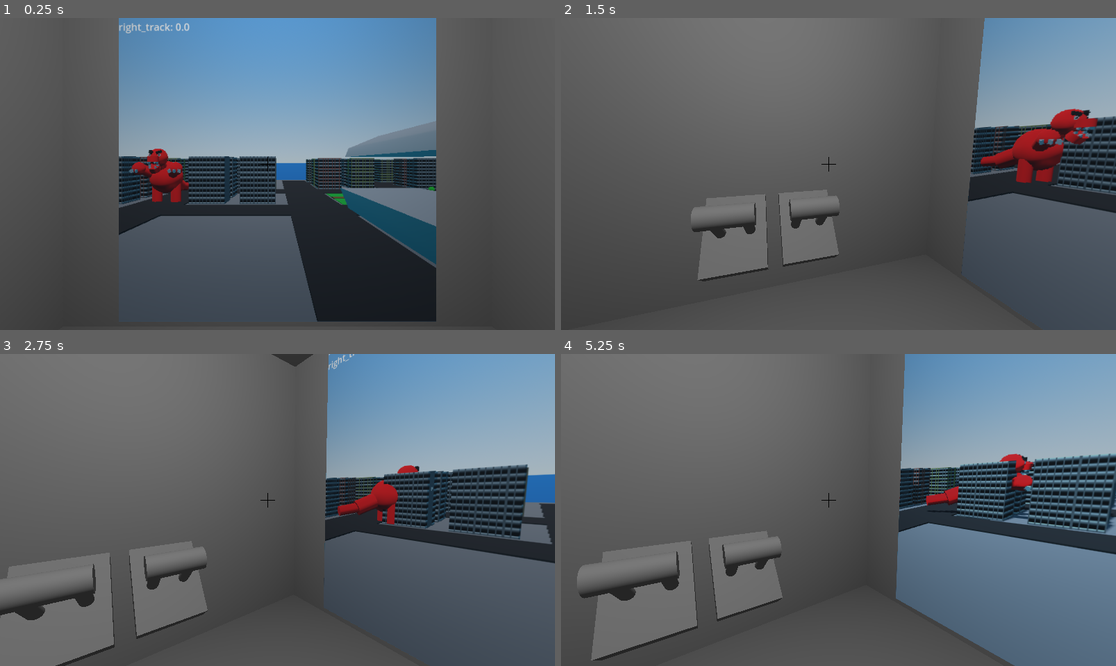
Above: before the commit, frames 1-4 (two rows, left to right).
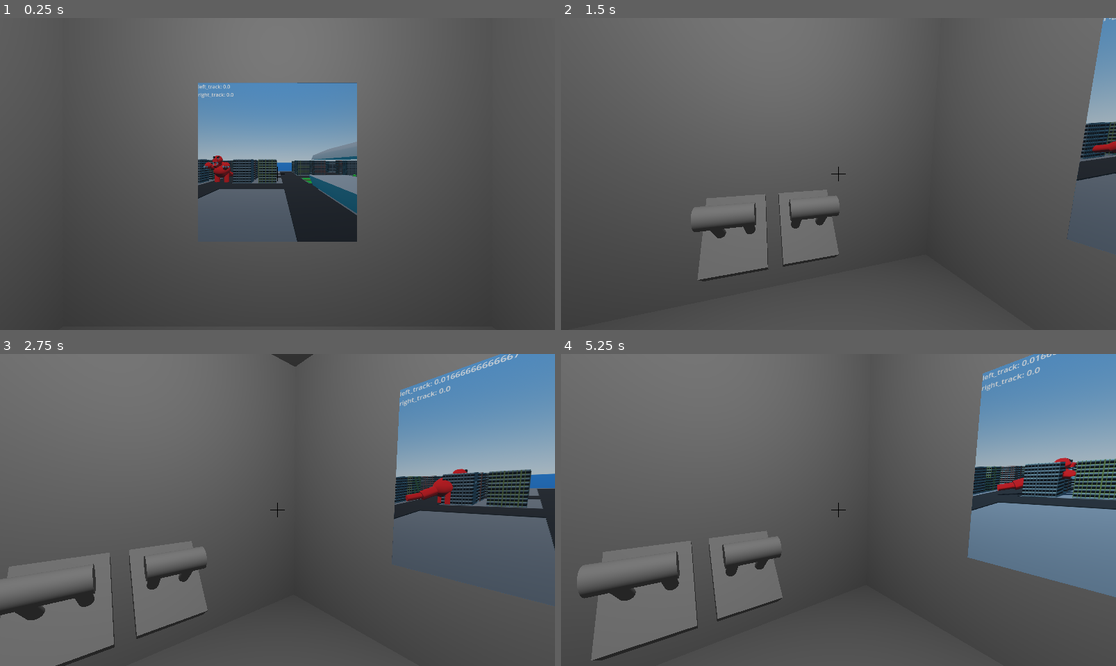
Above: after the commit, the same moments.

Repository: JuTeu/peltirumpu
Game: Godot game, scene res://scenes/main_scene.tscn
Two runs of this game, one before a commit and one after it. Both use one fixed random seed, a clock stepped at 60 frames per second and the inputs below.
Inputs (mouse positions are in pixels of both pictures, inside the frame that each line leads up to):
- Up to frame 1 (0.25 s): no input
- Up to frame 2 (1.5 s): tap Enter (ui_accept) at 0.5, 0.77 s; move the mouse to (960, 158) at 0.52 s; hold Right (ui_right) 0.53-1.28 s; click (960, 158) at 0.67 s; move the mouse to (810, 174) at 1.27 s; hold Up (ui_up) from 1.28 s (still down); click (810, 174) at 1.42 s
- Up to frame 3 (2.75 s): keep holding Up (ui_up); tap Enter (ui_accept) at 1.52 s; move the mouse to (288, 503) at 2.02 s; click (288, 503) at 2.17 s
- Up to frame 4 (5.25 s): keep holding Up (ui_up); move the mouse to (832, 516) at 2.77 s; click (832, 516) at 2.92 s; tap Enter (ui_accept) at 3.02, 3.77, 4.52 s; move the mouse to (877, 513) at 3.52 s; click (877, 513) at 3.67 s; move the mouse to (794, 506) at 4.27 s; click (794, 506) at 4.42 s; move the mouse to (844, 510) at 5.02 s; click (844, 510) at 5.17 s

The runs differ from the first frame. In frame 1, 39% of the frame differs, in the area x 21-79%, y 0-98%; in frame 2, 14%; in frame 3, 20%; in frame 4, 30%.

Commit message:
Laaserin sulakkeet

Diff:
--- a/project.godot
+++ b/project.godot
@@ -17,6 +17,7 @@
 
 [debug]
 
+gdscript/warnings/unused_parameter=0
 gdscript/warnings/untyped_declaration=2
 
 [rendering]
--- a/scenes/cockpit_scene.tscn
+++ b/scenes/cockpit_scene.tscn
@@ -1,10 +1,22 @@
-[gd_scene load_steps=15 format=3 uid="uid://dqx62dfurchh6"]
+[gd_scene load_steps=24 format=3 uid="uid://dqx62dfurchh6"]
 
 [ext_resource type="Script" uid="uid://dq4nuxs8j7k7c" path="res://scripts/cockpit.gd" id="1_snf4n"]
 [ext_resource type="Script" uid="uid://c62yr4dfg8jsw" path="res://scripts/player.gd" id="1_ygba6"]
+[ext_resource type="Script" uid="uid://bl760qads1l1m" path="res://scripts/drawer_box.gd" id="2_d0juu"]
 [ext_resource type="Script" uid="uid://c0ijfetnahjav" path="res://scripts/screen.gd" id="2_ruw74"]
 [ext_resource type="PackedScene" uid="uid://cpmlyx0cxwri8" path="res://scenes/lever.tscn" id="3_eqbwn"]
 [ext_resource type="Script" uid="uid://c08rrrnnnrjmp" path="res://scripts/interactable_button.gd" id="5_pyve4"]
+[ext_resource type="PackedScene" uid="uid://bjb3bj612fto2" path="res://scenes/fuse.tscn" id="6_27ymm"]
+[ext_resource type="Script" uid="uid://djutr66ov0ivo" path="res://scripts/fuse_box.gd" id="7_beaq8"]
+
+[sub_resource type="BoxShape3D" id="BoxShape3D_beaq8"]
+size = Vector3(0.8076172, 0.2593994, 0.041259766)
+
+[sub_resource type="BoxShape3D" id="BoxShape3D_03le6"]
+size = Vector3(0.037857056, 0.2578125, 0.42114258)
+
+[sub_resource type="BoxShape3D" id="BoxShape3D_d0juu"]
+size = Vector3(0.7207031, 0.005783081, 0.49804688)
 
 [sub_resource type="Environment" id="Environment_ygba6"]
 
@@ -28,76 +40,16 @@
 [sub_resource type="StandardMaterial3D" id="StandardMaterial3D_03le6"]
 albedo_color = Color(1, 0, 0, 1)
 
+[sub_resource type="SphereShape3D" id="SphereShape3D_beaq8"]
+radius = 0.10813699
+
+[sub_resource type="QuadMesh" id="QuadMesh_pyve4"]
+
+[sub_resource type="StandardMaterial3D" id="StandardMaterial3D_27ymm"]
+albedo_color = Color(0.15127608, 0.15127608, 0.15127608, 1)
+
 [node name="cockpit_scene" type="Node3D"]
 script = ExtResource("1_snf4n")
-
-[node name="Player" type="Node3D" parent="."]
-script = ExtResource("1_ygba6")
-
-[node name="Camera3D" type="Camera3D" parent="Player"]
-transform = Transform3D(1, 0, 0, 0, 1, 0, 0, 0, 1, 0, 0.47319305, 0)
-environment = SubResource("Environment_ygba6")
-
-[node name="RayCast3D" type="RayCast3D" parent="Player/Camera3D"]
-target_position = Vector3(0, 0, -2)
-collision_mask = 2
-
-[node name="MeshInstance3D" type="MeshInstance3D" parent="Player"]
-mesh = SubResource("CapsuleMesh_5ymrk")
-
-[node name="CSGBox3D" type="CSGBox3D" parent="."]
-size = Vector3(4.3791504, 4.34375, 3.8027344)
-
-[node name="CSGBox3D" type="CSGBox3D" parent="CSGBox3D"]
-transform = Transform3D(1, 0, 0, 0, 1, 0, 0, 0, 1, 0, 0.5574341, 0)
-operation = 2
-size = Vector3(3.6767578, 2.7818604, 3.4763184)
-
-[node name="OmniLight3D" type="OmniLight3D" parent="."]
-transform = Transform3D(1, 0, 0, 0, 1, 0, 0, 0, 1, 0, 1.6940877, 0)
-
-[node name="CSGCylinder3D" type="CSGCylinder3D" parent="OmniLight3D"]
-transform = Transform3D(1, 0, 0, 0, 1, 0, 0, 0, 1, 0, 0.5133972, 0)
-radius = 0.067871094
-height = 0.97320557
-
-[node name="CSGSphere3D" type="CSGSphere3D" parent="OmniLight3D/CSGCylinder3D"]
-transform = Transform3D(1, 0, 0, 0, 1, 0, 0, 0, 1, 0, -0.45723033, 0)
-cast_shadow = 0
-radius = 0.11306015
-material = SubResource("StandardMaterial3D_5ymrk")
-
-[node name="Screen" type="MeshInstance3D" parent="."]
-transform = Transform3D(1, 0, 0, 0, -4.371139e-08, -1, 0, 1, -4.371139e-08, 0, 0.54571474, -1.2784462)
-mesh = SubResource("PlaneMesh_ygba6")
-surface_material_override/0 = SubResource("StandardMaterial3D_ruw74")
-script = ExtResource("2_ruw74")
-
-[node name="Lever" parent="." instance=ExtResource("3_eqbwn")]
-transform = Transform3D(0.60862297, 0.7934596, 0, -0.7934596, 0.60862297, 0, 0, 0, 1, -1.1623067, 0, -0.19263619)
-
-[node name="Lever2" parent="." instance=ExtResource("3_eqbwn")]
-transform = Transform3D(0.60862297, 0.7934596, 0, -0.7934596, 0.60862297, 0, 0, 0, 1, -1.1623067, 0, 0.1828317)
-
-[node name="InteractableButton" type="RigidBody3D" parent="."]
-transform = Transform3D(0.89481753, -0.44643208, 0, 0.44643208, 0.89481753, 0, 0, 0, 1, 0.8978511, 0, 0)
-collision_layer = 2
-freeze = true
-script = ExtResource("5_pyve4")
-metadata/_custom_type_script = "uid://c08rrrnnnrjmp"
-
-[node name="CollisionShape3D" type="CollisionShape3D" parent="InteractableButton"]
-transform = Transform3D(1, 0, 0, 0, 1, 0, 0, 0, 1, 0, 0.0743103, 0)
-shape = SubResource("BoxShape3D_27ymm")
-
-[node name="MeshInstance3D" type="MeshInstance3D" parent="InteractableButton"]
-transform = Transform3D(0.3, 0, 0, 0, 0.1, 0, 0, 0, 0.3, 0, 0, 0)
-mesh = SubResource("BoxMesh_d0juu")
-
-[node name="MeshInstance3D2" type="MeshInstance3D" parent="InteractableButton"]
-transform = Transform3D(0.2, 0, 0, 0, 0.06, 0, 0, 0, 0.2, 0, 0.039775163, 0)
-mesh = SubResource("CylinderMesh_beaq8")
-surface_material_override/0 = SubResource("StandardMaterial3D_03le6")
 
 [node name="CanvasLayer" type="CanvasLayer" parent="."]
 
@@ -117,16 +69,268 @@
 
 [node name="ColorRect" type="ColorRect" parent="CanvasLayer/Control"]
 layout_mode = 0
-offset_left = -1.0
-offset_top = -15.0
-offset_right = 1.0
-offset_bottom = 15.0
+offset_left = 19.0
+offset_top = 5.0
+offset_right = 21.0
+offset_bottom = 35.0
 color = Color(0, 0, 0, 1)
 
 [node name="ColorRect2" type="ColorRect" parent="CanvasLayer/Control"]
 layout_mode = 0
-offset_left = -15.0
-offset_top = -1.0
-offset_right = 15.0
-offset_bottom = 1.0
+offset_left = 5.0
+offset_top = 19.0
+offset_right = 35.0
+offset_bottom = 21.0
 color = Color(0, 0, 0, 1)
+
+[node name="FuseDrawer" type="Node3D" parent="."]
+transform = Transform3D(1, 0, 0, 0, 1, 0, 0, 0, 1, 0, -0.0034367442, 0.9715605)
+
+[node name="CSGBox3D" type="CSGBox3D" parent="FuseDrawer"]
+transform = Transform3D(1, 0, 0, 0, 1, 0, 0, 0, 1, 0, -0.3309682, 0)
+use_collision = true
+size = Vector3(1, 1, 0.50097656)
+
+[node name="CSGBox3D" type="CSGBox3D" parent="FuseDrawer/CSGBox3D"]
+transform = Transform3D(1, 0, 0, 0, 1, 0, 0, 0, 1, 0, -0.16503906, 0)
+operation = 2
+size = Vector3(0.8964844, 0.6699219, 1)
+
+[node name="CSGBox3D2" type="CSGBox3D" parent="FuseDrawer/CSGBox3D"]
+transform = Transform3D(1, 0, 0, 0, 1, 0, 0, 0, 1, 0, 0.3309682, 0)
+operation = 2
+size = Vector3(0.8066406, 0.2607422, 1)
+
+[node name="SliderJoint3D" type="SliderJoint3D" parent="FuseDrawer"]
+transform = Transform3D(-4.371139e-08, 0, -1, 0, 1, 0, 1, 0, -4.371139e-08, 0, 0.0034367442, -0.039922714)
+node_b = NodePath("../DrawerBox")
+linear_limit/upper_distance = 0.5
+linear_limit/lower_distance = 0.0
+
+[node name="DrawerBox" type="RigidBody3D" parent="FuseDrawer"]
+collision_layer = 3
+collision_mask = 0
+script = ExtResource("2_d0juu")
+metadata/_custom_type_script = "uid://bl760qads1l1m"
+
+[node name="CollisionShape3D" type="CollisionShape3D" parent="FuseDrawer/DrawerBox"]
+transform = Transform3D(1, 0, 0, 0, 1, 0, 0, 0, 1, 0, 0.0015258789, -0.23083496)
+shape = SubResource("BoxShape3D_beaq8")
+
+[node name="CollisionShape3D2" type="CollisionShape3D" parent="FuseDrawer/DrawerBox"]
+transform = Transform3D(1, 0, 0, 0, 1, 0, 0, 0, 1, 0.3822403, -0.0009765625, 0.040161133)
+shape = SubResource("BoxShape3D_03le6")
+
+[node name="CollisionShape3D3" type="CollisionShape3D" parent="FuseDrawer/DrawerBox"]
+transform = Transform3D(1, 0, 0, 0, 1, 0, 0, 0, 1, -0.382, -0.001, 0.04)
+shape = SubResource("BoxShape3D_03le6")
+
+[node name="CollisionShape3D4" type="CollisionShape3D" parent="FuseDrawer/DrawerBox"]
+transform = Transform3D(1, 0, 0, 0, 1, 0, 0, 0, 1, 0, -0.11526838, 0)
+shape = SubResource("BoxShape3D_d0juu")
+
+[node name="CollisionShape3D5" type="CollisionShape3D" parent="FuseDrawer/DrawerBox"]
+transform = Transform3D(1, 0, 0, 0, 1, 0, 0, 0, 1, 0, 0.002, 0.231)
+shape = SubResource("BoxShape3D_beaq8")
+
+[node name="CSGTorus3D" type="CSGTorus3D" parent="FuseDrawer/DrawerBox"]
+transform = Transform3D(1, 0, 0, 0, 1, 0, 0, 0, 1, 0, 0, -0.0047302246)
+operation = 1
+inner_radius = 0.28528556
+outer_radius = 0.32979846
+
+[node name="CSGBox3D2" type="CSGBox3D" parent="FuseDrawer/DrawerBox/CSGTorus3D"]
+transform = Transform3D(1, 0, 0, 0, 1, 0, 0, 0, 1, 0, -0.004058838, -0.36904907)
+operation = 1
+size = Vector3(1, 0.09234619, 0.2524414)
+
+[node name="CSGBox3D" type="CSGBox3D" parent="FuseDrawer/DrawerBox"]
+transform = Transform3D(1, 0, 0, 0, 1, 0, 0, 0, 1, 0, 0, -0.0047302246)
+size = Vector3(0.80859375, 0.2536621, 0.49554443)
+
+[node name="CSGBox3D2" type="CSGBox3D" parent="FuseDrawer/DrawerBox/CSGBox3D"]
+transform = Transform3D(1, 0, 0, 0, 1, 0, 0, 0, 1, 0, 0.026550293, 0)
+operation = 2
+size = Vector3(0.7402344, 0.20056152, 0.4267578)
+
+[node name="Player" type="Node3D" parent="."]
+script = ExtResource("1_ygba6")
+
+[node name="Camera3D" type="Camera3D" parent="Player"]
+transform = Transform3D(1, 0, 0, 0, 1, 0, 0, 0, 1, 0, 0.47319305, 0)
+environment = SubResource("Environment_ygba6")
+
+[node name="RayCast3D" type="RayCast3D" parent="Player/Camera3D"]
+target_position = Vector3(0, 0, -3)
+collision_mask = 2
+
+[node name="CSGSphere3D" type="CSGSphere3D" parent="Player/Camera3D"]
+transform = Transform3D(1, 0, 0, 0, 1, 0, 0, 0, 1, 0, 0, -1.2376659)
+visible = false
+radius = 0.025925996
+
+[node name="MeshInstance3D" type="MeshInstance3D" parent="Player"]
+mesh = SubResource("CapsuleMesh_5ymrk")
+
+[node name="CSGBox3D" type="CSGBox3D" parent="."]
+use_collision = true
+size = Vector3(4.3791504, 4.34375, 3.8027344)
+
+[node name="CSGBox3D" type="CSGBox3D" parent="CSGBox3D"]
+transform = Transform3D(1, 0, 0, 0, 1, 0, 0, 0, 1, 0, 0.5574341, 0)
+operation = 2
+size = Vector3(3.6767578, 2.7818604, 3.4763184)
+
+[node name="OmniLight3D" type="OmniLight3D" parent="."]
+transform = Transform3D(1, 0, 0, 0, 1, 0, 0, 0, 1, 0, 1.6940877, 0)
+
+[node name="CSGCylinder3D" type="CSGCylinder3D" parent="OmniLight3D"]
+transform = Transform3D(1, 0, 0, 0, 1, 0, 0, 0, 1, 0, 0.5133972, 0)
+radius = 0.067871094
+height = 0.97320557
+
+[node name="CSGSphere3D" type="CSGSphere3D" parent="OmniLight3D/CSGCylinder3D"]
+transform = Transform3D(1, 0, 0, 0, 1, 0, 0, 0, 1, 0, -0.45723033, 0)
+cast_shadow = 0
+radius = 0.11306015
+material = SubResource("StandardMaterial3D_5ymrk")
+
+[node name="Screen" type="MeshInstance3D" parent="."]
+transform = Transform3D(0.5, 0, 0, 0, -2.1855694e-08, -0.5, 0, 0.5, -2.1855694e-08, 0, 0.54571474, -1.2784462)
+mesh = SubResource("PlaneMesh_ygba6")
+surface_material_override/0 = SubResource("StandardMaterial3D_ruw74")
+script = ExtResource("2_ruw74")
+
+[node name="Lever" parent="." instance=ExtResource("3_eqbwn")]
+transform = Transform3D(0.60862297, 0.7934596, 0, -0.7934596, 0.60862297, 0, 0, 0, 1, -1.1623067, 0, -0.19263619)
+
+[node name="Lever2" parent="." instance=ExtResource("3_eqbwn")]
+transform = Transform3D(0.60862297, 0.7934596, 0, -0.7934596, 0.60862297, 0, 0, 0, 1, -1.1623067, 0, 0.1828317)
+
+[node name="InteractableButton" type="RigidBody3D" parent="."]
+transform = Transform3D(0.89481753, -0.44643208, 0, 0.44643208, 0.89481753, 0, 0, 0, 1, 0.8978511, 0, 0)
+collision_layer = 2
+freeze = true
+script = ExtResource("5_pyve4")
+metadata/_custom_type_script = "uid://c08rrrnnnrjmp"
+
+[node name="CollisionShape3D" type="CollisionShape3D" parent="InteractableButton"]
+transform = Transform3D(1, 0, 0, 0, 1, 0, 0, 0, 1, 0, 0.0743103, 0)
+shape = SubResource("BoxShape3D_27ymm")
+
+[node name="MeshInstance3D" type="MeshInstance3D" parent="InteractableButton"]
+transform = Transform3D(0.3, 0, 0, 0, 0.1, 0, 0, 0, 0.3, 0, 0, 0)
+mesh = SubResource("BoxMesh_d0juu")
+
+[node name="MeshInstance3D2" type="MeshInstance3D" parent="InteractableButton"]
+transform = Transform3D(0.2, 0, 0, 0, 0.06, 0, 0, 0, 0.2, 0, 0.039775163, 0)
+mesh = SubResource("CylinderMesh_beaq8")
+surface_material_override/0 = SubResource("StandardMaterial3D_03le6")
+
+[node name="FuseBox" type="Node3D" parent="." node_paths=PackedStringArray("right_fuse", "middle_fuse", "left_fuse")]
+transform = Transform3D(0.9544697, -0.29830793, 0, 0.29830793, 0.9544697, 0, 0, 0, 1, 0.9439615, 0.7334975, 0)
+script = ExtResource("7_beaq8")
+right_fuse = NodePath("../Fuse2")
+middle_fuse = NodePath("../Fuse")
+left_fuse = NodePath("../Fuse3")
+
+[node name="Area3DMiddleFuse" type="Area3D" parent="FuseBox"]
+transform = Transform3D(0.9544697, 0.29830793, 0, -0.29830793, 0.9544697, 0, 0, 0, 1, -0.07280922, 0.022755623, 0)
+collision_layer = 0
+collision_mask = 4
+
+[node name="CollisionShape3D" type="CollisionShape3D" parent="FuseBox/Area3DMiddleFuse"]
+shape = SubResource("SphereShape3D_beaq8")
+debug_color = Color(0, 0.6, 0.69803923, 1)
+
+[node name="Area3DLeftFuse" type="Area3D" parent="FuseBox"]
+transform = Transform3D(0.9544697, 0.29830793, 0, -0.29830793, 0.9544697, 0, 0, 0, 1, -0.07280922, 0.022755653, -0.12240562)
+collision_layer = 0
+collision_mask = 4
+
+[node name="CollisionShape3D" type="CollisionShape3D" parent="FuseBox/Area3DLeftFuse"]
+shape = SubResource("SphereShape3D_beaq8")
+debug_color = Color(0, 0.6, 0.69803923, 1)
+
+[node name="Area3DRightFuse" type="Area3D" parent="FuseBox"]
+transform = Transform3D(0.9544697, 0.29830793, 0, -0.29830793, 0.9544697, 0, 0, 0, 1, -0.073, 0.023, 0.122)
+collision_layer = 0
+collision_mask = 4
+
+[node name="CollisionShape3D" type="CollisionShape3D" parent="FuseBox/Area3DRightFuse"]
+shape = SubResource("SphereShape3D_beaq8")
+debug_color = Color(0, 0.6, 0.69803923, 1)
+
+[node name="CSGBox3D" type="CSGBox3D" parent="FuseBox"]
+size = Vector3(0.10449219, 0.23632813, 0.4111328)
+
+[node name="CSGCylinder3D" type="CSGCylinder3D" parent="FuseBox/CSGBox3D"]
+transform = Transform3D(-4.371139e-08, -1, 0, 1, -4.371139e-08, 0, 0, 0, 1, -0.07879639, 0, 0)
+operation = 2
+radius = 0.044433594
+height = 0.13903809
+
+[node name="CSGCylinder3D2" type="CSGCylinder3D" parent="FuseBox/CSGBox3D"]
+transform = Transform3D(-4.371139e-08, -1, 0, 1, -4.371139e-08, 0, 0, 0, 1, -0.07879639, 0, -0.12099203)
+operation = 2
+radius = 0.044433594
+height = 0.13903809
+
+[node name="CSGCylinder3D3" type="CSGCylinder3D" parent="FuseBox/CSGBox3D"]
+transform = Transform3D(-4.371139e-08, -1, 0, 1, -4.371139e-08, 0, 0, 0, 1, -0.079, 0, 0.121)
+operation = 2
+radius = 0.044433594
+height = 0.13903809
+
+[node name="MeshInstance3D" type="MeshInstance3D" parent="FuseBox"]
+transform = Transform3D(-1.635988e-08, 0, -1, 0, 0.20133466, 0, 0.37427044, 0, -4.371139e-08, -0.012887955, 0, 0)
+mesh = SubResource("QuadMesh_pyve4")
+surface_material_override/0 = SubResource("StandardMaterial3D_27ymm")
+
+[node name="Fuse" parent="." instance=ExtResource("6_27ymm")]
+transform = Transform3D(-0.3422334, -0.93961495, 0, 0.93961495, -0.3422334, 0, 0, 0, 1, 0.8703488, 0.70707333, 0)
+freeze = true
+interactable = false
+
+[node name="Fuse2" parent="." instance=ExtResource("6_27ymm")]
+transform = Transform3D(-0.3422334, -0.93961495, 0, 0.93961495, -0.3422334, 0, 0, 0, 1, 0.87, 0.707, 0.124)
+freeze = true
+interactable = false
+
+[node name="Fuse3" parent="." instance=ExtResource("6_27ymm")]
+transform = Transform3D(-0.3422334, -0.93961495, 0, 0.93961495, -0.3422334, 0, 0, 0, 1, 0.8703488, 0.70707333, -0.123785846)
+freeze = true
+interactable = false
+
+[node name="Fuse4" parent="." instance=ExtResource("6_27ymm")]
+transform = Transform3D(-0.34223342, -0.939615, 0, 0.939615, -0.34223342, 0, 0, 0, 1, 0.20347774, -0.032345578, 0.83136255)
+
+[node name="Fuse5" parent="." instance=ExtResource("6_27ymm")]
+transform = Transform3D(-0.34223342, -0.939615, 0, 0.939615, -0.34223342, 0, 0, 0, 1, -0.03122969, -0.032345578, 0.83136255)
+
+[node name="Fuse6" parent="." instance=ExtResource("6_27ymm")]
+transform = Transform3D(-0.34223342, -0.939615, 0, 0.939615, -0.34223342, 0, 0, 0, 1, 0.09340434, -0.032345578, 0.9070859)
+
+[node name="Fuse7" parent="." instance=ExtResource("6_27ymm")]
+transform = Transform3D(-0.34223342, -0.939615, 0, 0.939615, -0.34223342, 0, 0, 0, 1, -0.25162697, -0.032345578, 0.83136255)
+
+[node name="Fuse8" parent="." instance=ExtResource("6_27ymm")]
+transform = Transform3D(-0.34223342, -0.939615, 0, 0.939615, -0.34223342, 0, 0, 0, 1, 0.20347774, -0.032345578, 1.1203835)
+
+[node name="Fuse13" parent="." instance=ExtResource("6_27ymm")]
+transform = Transform3D(-0.34223342, -0.939615, 0, 0.939615, -0.34223342, 0, 0, 0, 1, 0.20347774, -0.032345578, 1.0198112)
+
+[node name="Fuse14" parent="." instance=ExtResource("6_27ymm")]
+transform = Transform3D(-0.34223342, -0.939615, 0, 0.939615, -0.34223342, 0, 0, 0, 1, -0.16460791, 0.021234974, 0.90752804)
+
+[node name="Fuse9" parent="." instance=ExtResource("6_27ymm")]
+transform = Transform3D(-0.34223342, -0.939615, 0, 0.939615, -0.34223342, 0, 0, 0, 1, -0.2944346, -0.032345578, 0.9923312)
+
+[node name="Fuse12" parent="." instance=ExtResource("6_27ymm")]
+transform = Transform3D(-0.34223342, -0.939615, 0, 0.939615, -0.34223342, 0, 0, 0, 1, -0.06529671, -0.032345578, 0.9923312)
+
+[node name="Fuse10" parent="." instance=ExtResource("6_27ymm")]
+transform = Transform3D(-0.34223342, -0.939615, 0, 0.939615, -0.34223342, 0, 0, 0, 1, -0.09310794, -0.032345578, 1.106016)
+
+[node name="Fuse11" parent="." instance=ExtResource("6_27ymm")]
+transform = Transform3D(-0.34223342, -0.939615, 0, 0.939615, -0.34223342, 0, 0, 0, 1, -0.31009412, -0.026339427, 1.106016)
--- /dev/null
+++ b/scenes/fuse.tscn
@@ -0,0 +1,60 @@
+[gd_scene load_steps=6 format=3 uid="uid://bjb3bj612fto2"]
+
+[ext_resource type="Script" uid="uid://uaqt0rod6ikm" path="res://scripts/fuse.gd" id="1_k3e4o"]
+
+[sub_resource type="CapsuleShape3D" id="CapsuleShape3D_d0juu"]
+radius = 0.060058594
+height = 0.16357422
+
+[sub_resource type="CapsuleMesh" id="CapsuleMesh_beaq8"]
+
+[sub_resource type="StandardMaterial3D" id="StandardMaterial3D_d0juu"]
+albedo_color = Color(0.23753911, 0.23753914, 0.23753908, 1)
+
+[sub_resource type="StandardMaterial3D" id="StandardMaterial3D_rkelo"]
+albedo_color = Color(0.20871013, 0.20871016, 0.20871013, 1)
+
+[node name="Fuse" type="RigidBody3D" node_paths=PackedStringArray("fresh_mesh", "fried_mesh")]
+transform = Transform3D(-0.34223342, -0.939615, 0, 0.939615, -0.34223342, 0, 0, 0, 1, 0, 0, 0)
+collision_layer = 7
+continuous_cd = true
+script = ExtResource("1_k3e4o")
+fresh_mesh = NodePath("CSGCombiner3D/FreshMesh")
+fried_mesh = NodePath("CSGCombiner3D/FriedMesh")
+metadata/_custom_type_script = "uid://uaqt0rod6ikm"
+
+[node name="CollisionShape3D" type="CollisionShape3D" parent="."]
+transform = Transform3D(1, 0, 0, 0, 1, 0, 0, 0, 1, 0, -0.006591797, 0)
+shape = SubResource("CapsuleShape3D_d0juu")
+debug_color = Color(0, 0.6313726, 0.7411765, 1)
+
+[node name="CSGCombiner3D" type="CSGCombiner3D" parent="."]
+transform = Transform3D(1, 0, 0, 0, 1, 0, 0, 0, 1, 0, -0.032432094, 0)
+
+[node name="FreshMesh" type="CSGMesh3D" parent="CSGCombiner3D"]
+transform = Transform3D(0.1, 0, 0, 0, 0.1, 0, 0, 0, 0.1, 0, 0, 0)
+mesh = SubResource("CapsuleMesh_beaq8")
+
+[node name="FriedMesh" type="CSGMesh3D" parent="CSGCombiner3D"]
+transform = Transform3D(0.1, 0, 0, 0, 0.1, 0, 0, 0, 0.1, 0, 0, 0)
+visible = false
+mesh = SubResource("CapsuleMesh_beaq8")
+material = SubResource("StandardMaterial3D_d0juu")
+
+[node name="CSGCylinder3D" type="CSGCylinder3D" parent="CSGCombiner3D"]
+transform = Transform3D(1, 0, 0, 0, 1, 0, 0, 0, 1, 0, -0.055122808, 0)
+operation = 2
+radius = 0.05859375
+height = 0.123291016
+
+[node name="CSGCylinder3D2" type="CSGCylinder3D" parent="CSGCombiner3D"]
+transform = Transform3D(1, 0, 0, 0, 1, 0, 0, 0, 1, 0, 0.08430655, 0)
+operation = 2
+radius = 0.025390625
+height = 0.050109863
+
+[node name="CSGCylinder3D" type="CSGCylinder3D" parent="."]
+transform = Transform3D(1, 0, 0, 0, 1, 0, 0, 0, 1, 0, -0.010953233, 0)
+radius = 0.03564453
+height = 0.10839844
+material = SubResource("StandardMaterial3D_rkelo")
--- a/scripts/cockpit.gd
+++ b/scripts/cockpit.gd
@@ -3,10 +3,13 @@
 @onready var lever: Lever = $Lever
 @onready var lever_2: Lever = $Lever2
 @onready var interactable_button: InteractableButton = $InteractableButton
+@onready var fuse_box: FuseBox = $FuseBox
+
 
 var _mecha: Mecha
 var _right_thread: float
 var _left_thread: float
+var _fire_cooldown: float
 
 # Called when the node enters the scene tree for the first time.
 func _ready() -> void:
@@ -21,9 +24,15 @@
 	if not _mecha: return
 	_mecha.left_track = _left_thread
 	_mecha.right_track = _right_thread
+	_fire_cooldown -= delta
 
 func _button_pressed() -> void:
+	if _fire_cooldown > 0.0: return
+	if fuse_box.good_fuses != 3: return
+	if randf() > 0.66:
+		fuse_box.fry()
 	_mecha.fire_laser()
+	_fire_cooldown = 1.0
 
 func _right_thread_lever(value: float) -> void:
 	if (absf(value) > 0.1):
--- /dev/null
+++ b/scripts/drawer_box.gd
@@ -0,0 +1,20 @@
+class_name DrawerBox extends Interactable
+
+func _ready() -> void:
+	should_lock_camera = true
+	axis_lock_angular_x = true
+	axis_lock_angular_y = true
+	axis_lock_angular_z = true
+
+func start_interaction() -> void:
+	print("abb")
+	#linear_velocity = Vector3.FORWARD * 1.0
+
+func end_interaction() -> void:
+	pass
+	#slinear_velocity = Vector3.BACK * 1.0
+
+func update(mouse_movement: Vector2, camera: Camera3D) -> void:
+	if mouse_movement.y > 0.0 and position.z < -0.4: return
+	if mouse_movement.y < 0.0 and position.z > -0.1: return
+	linear_velocity += Vector3.FORWARD * clampf(mouse_movement.y, -90.0, 90.0) * 0.01
--- /dev/null
+++ b/scripts/fuse.gd
@@ -0,0 +1,48 @@
+class_name Fuse extends Interactable
+
+@export var fresh_mesh: Node3D
+@export var fried_mesh: Node3D
+@export var interactable := true
+var _dragged := false
+var _target_pos: Vector3
+var _target_dis: float
+
+func start_interaction() -> void:
+	if not interactable: return
+	_dragged = true
+
+func end_interaction() -> void:
+	_dragged = false
+	_target_dis = 0.0
+	_target_pos = Vector3.ZERO
+	if not interactable: return
+
+func update(mouse_movement: Vector2, camera: Camera3D) -> void:
+	if not interactable: return
+	if _target_dis == 0:
+		_target_dis = camera.global_position.distance_to(global_position)
+	_target_dis -= mouse_movement.y
+	_target_dis = clampf(_target_dis, 0.2, 1.0)
+	_target_dis = 1.0
+	_target_pos = camera.to_global(Vector3.FORWARD * _target_dis)
+
+func _integrate_forces(state: PhysicsDirectBodyState3D) -> void:
+	if not _dragged: return
+	if _target_pos == Vector3.ZERO: return
+
+	var target_velocity: Vector3 = _target_pos - global_position
+	target_velocity *= 5.0
+
+
+	linear_velocity = linear_velocity.move_toward(target_velocity, state.step * 30.0)
+
+func fry() -> void:
+	freeze = false
+	linear_velocity = to_global(Vector3.UP) * 2.0
+	fresh_mesh.visible = false
+	fried_mesh.visible = true
+
+
+# Called when the node enters the scene tree for the first time.
+func _ready() -> void:
+	should_lock_camera = false
--- /dev/null
+++ b/scripts/fuse_box.gd
@@ -0,0 +1,81 @@
+class_name FuseBox extends Node3D
+
+var good_fuses: int = 3
+@export var right_fuse: Fuse
+@export var middle_fuse: Fuse
+@export var left_fuse: Fuse
+
+@onready var area_3d_middle_fuse: Area3D = $Area3DMiddleFuse
+@onready var area_3d_left_fuse: Area3D = $Area3DLeftFuse
+@onready var area_3d_right_fuse: Area3D = $Area3DRightFuse
+
+@onready var right_fuse_pos := right_fuse.position
+@onready var middle_fuse_pos := middle_fuse.position
+@onready var left_fuse_pos := left_fuse.position
+
+@onready var right_fuse_rot := right_fuse.rotation
+@onready var middle_fuse_rot := middle_fuse.rotation
+@onready var left_fuse_rot := left_fuse.rotation
+
+
+func fry() -> void:
+	good_fuses -= 1
+	var random := randi_range(0, 2)
+	if not right_fuse and random == 0: random = 1
+	if not middle_fuse and random == 1: random = 2
+	if not left_fuse and random == 2: random = 0
+
+	if not right_fuse and random == 0:
+		good_fuses += 1
+		return
+
+	match random:
+		0:
+			right_fuse.fry()
+			right_fuse = null
+		1:
+			middle_fuse.fry()
+			middle_fuse = null
+		2:
+			left_fuse.fry()
+			left_fuse = null
+
+# Called when the node enters the scene tree for the first time.
+func _ready() -> void:
+	area_3d_left_fuse.body_entered.connect(left_area_entered)
+	area_3d_right_fuse.body_entered.connect(right_area_entered)
+	area_3d_middle_fuse.body_entered.connect(middle_area_entered)
+
+func left_area_entered(body: Node3D) -> void:
+	var fuse := body as Fuse
+	if left_fuse: return
+	fuse.interactable = false
+	fuse.freeze = true
+	left_fuse = fuse
+	fuse.position = left_fuse_pos
+	fuse.rotation = left_fuse_rot
+	good_fuses += 1
+
+func middle_area_entered(body: Node3D) -> void:
+	var fuse := body as Fuse
+	if middle_fuse: return
+	fuse.interactable = false
+	fuse.freeze = true
+	middle_fuse = fuse
+	fuse.position = middle_fuse_pos
+	fuse.rotation = middle_fuse_rot
+	good_fuses += 1
+
+func right_area_entered(body: Node3D) -> void:
+	var fuse := body as Fuse
+	if right_fuse: return
+	fuse.interactable = false
+	fuse.freeze = true
+	right_fuse = fuse
+	fuse.position = right_fuse_pos
+	fuse.rotation = right_fuse_rot
+	good_fuses += 1
+
+# Called every frame. 'delta' is the elapsed time since the previous frame.
+func _process(delta: float) -> void:
+	pass
--- a/shaders/building.gdshader
+++ b/shaders/building.gdshader
@@ -15,7 +15,7 @@
 
 vec3 get_building_color()
 {
-	vec2 sampled = vec2(ceil(world_position.x), ceil(world_position.z));
+	vec2 sampled = vec2(ceil(world_position.x * 1.7), ceil(world_position.z * 1.7));
 	float rand = random(sampled);
 		if (rand > 0.7)
 		{
Not shown, added: scripts/drawer_box.gd.uid
Not shown, added: scripts/fuse.gd.uid
Not shown, added: scripts/fuse_box.gd.uid
